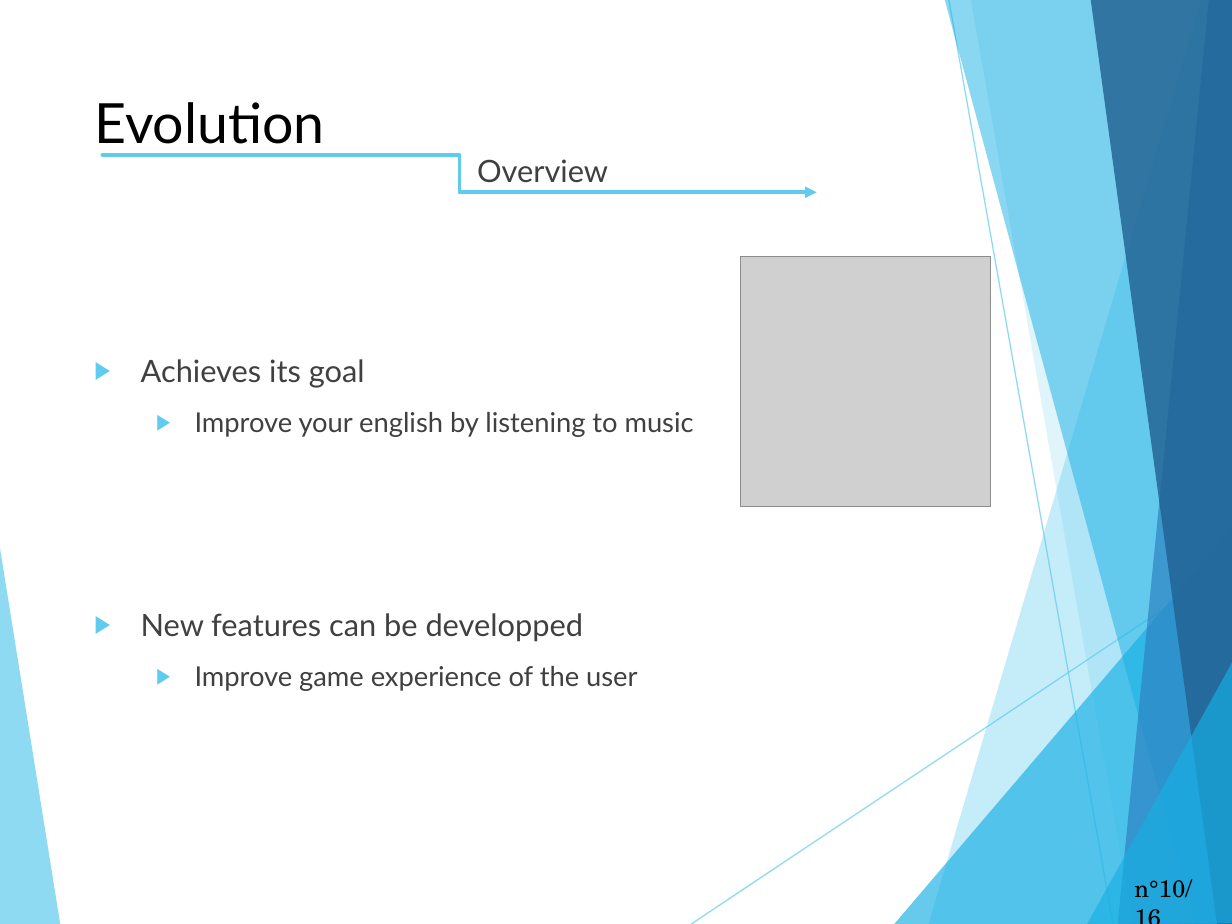
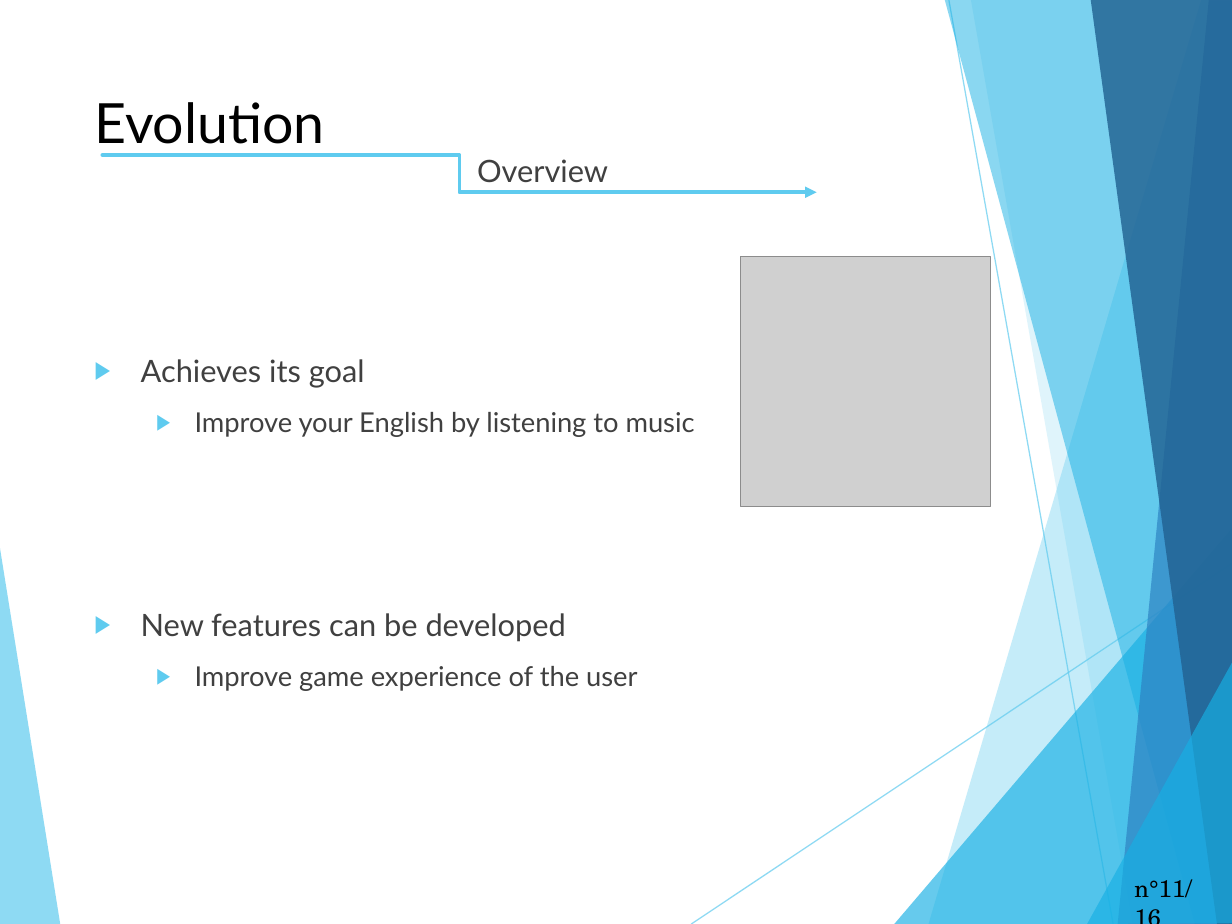
Before and after one commit to Terrasse/Dontforgetthelyrics, a slide deck: slide 11 of English_project.pptx (slide 10 before the commit). Drawn at 1232x924 pixels with LibreOffice and Linux fonts; fonts in the diff are those of the drawing; grey boxes stand for pictures. Boxes give left, top, right and bottom in pixels: in the first picture for what was removed or moved away, otherwise in the second. Text is boxed around its words. In the diff, an @@ line names an element or a change of style, - is before the commit and + after.

Commit message:
Fix english mistakes

```diff
--- a/English_project.pptx
+++ b/English_project.pptx
@@ text at (x1=141, y1=412, x2=695, y2=642): text changed @@
-  ▶ Improve your english by listening to music
-▶ New features can be developped
+  ▶ Improve your English by listening to music
+▶ New features can be developed
@@ page number at (x1=1134, y1=879, x2=1192, y2=898): text changed @@
-n°10/16
+n°11/16
```
Also in this commit, not shown: 9 other slides changed, 1 slide added, 7 other files.
